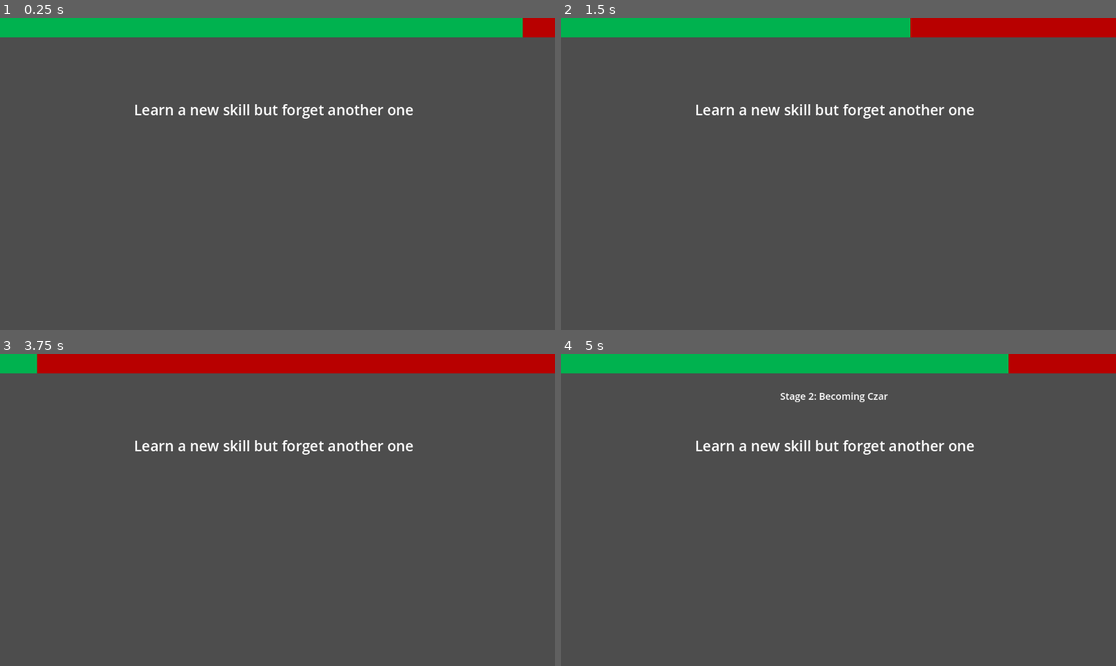
Above: before the commit, frames 1-4 (two rows, left to right).
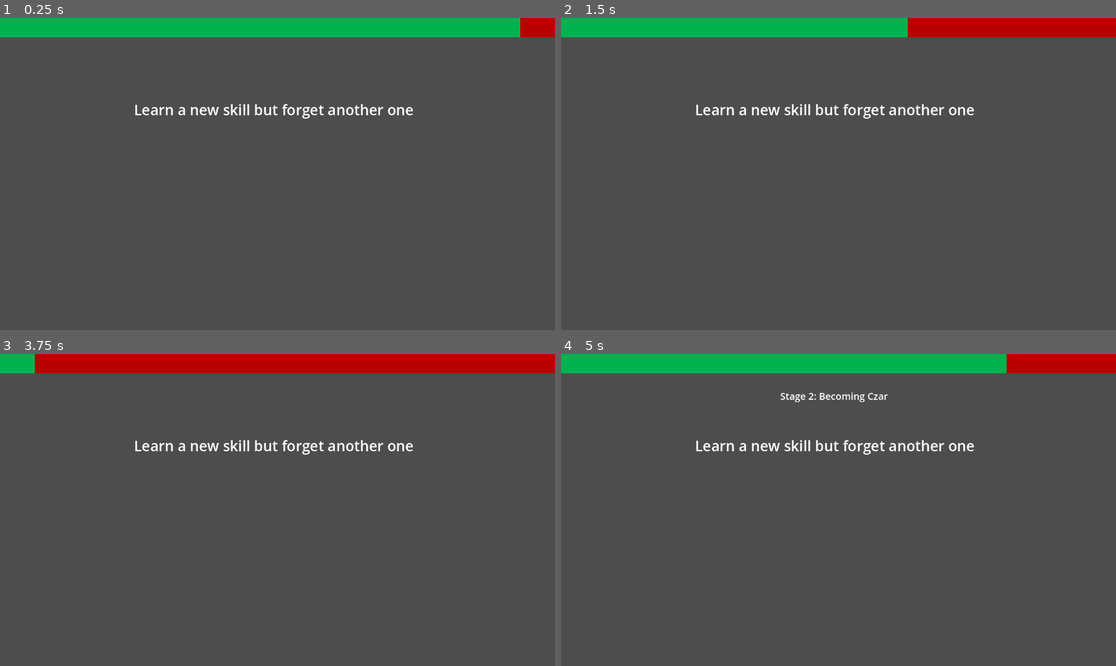
Above: after the commit, the same moments.

Repository: Beepered/WouldYouPressTheButton-Special
Game: Godot game, scene res://scenes/PlayScene.tscn
Same seed, same stepped clock (60 frames per second), same inputs: the game is played once before the commit and once after it. This scene is started directly instead of the project's main scene.
Inputs (mouse positions are in pixels of both pictures, inside the frame that each line leads up to):
- Up to frame 1 (0.25 s): no input
- Up to frame 2 (1.5 s): move the mouse to (960, 158) at 0.52 s; click (960, 158) at 0.67 s; move the mouse to (727, 189) at 1.27 s; click (727, 189) at 1.42 s
- Up to frame 3 (3.75 s): move the mouse to (333, 441) at 2.02 s; click (333, 441) at 2.17 s; move the mouse to (249, 572) at 2.77 s; click (249, 572) at 2.92 s; move the mouse to (444, 556) at 3.52 s; click (444, 556) at 3.67 s
- Up to frame 4 (5 s): move the mouse to (672, 463) at 4.27 s; click (672, 463) at 4.42 s

The runs differ from the first frame. In frame 1, less than 0.1% of the frame differs, in the area x 93-95%, y 0-7%; in frame 2, less than 0.1%; in frame 3, less than 0.1%; in frame 4, less than 0.1%.
Error before the commit: Modulo by zero error in operator '%'. (res://scripts/play/discussion.gd:255)
Error after the commit: Modulo by zero error in operator '%'. (res://scripts/play/discussion.gd:252)

Commit message:
remove voteCount and use hasVoted.size()
Unnecessary variable since it functioned the exact same as hasVoted.size()

Diff:
--- a/wouldyoupressthebutton-special/scenes/PlayScene.tscn
+++ b/wouldyoupressthebutton-special/scenes/PlayScene.tscn
@@ -76,6 +76,9 @@
 vertical_alignment = 1
 autowrap_mode = 3
 
+[node name="Timer" type="Timer" parent="."]
+one_shot = true
+
 [node name="Discussion" type="CanvasLayer" parent="."]
 script = ExtResource("1_o8j0k")
 rankTiddle = ExtResource("3_qt80k")
@@ -88,9 +91,6 @@
 offset_bottom = 552.0
 theme_override_font_sizes/font_size = 20
 text = "skip discussion"
-
-[node name="Timer" type="Timer" parent="Discussion"]
-one_shot = true
 
 [node name="Voting" type="CanvasLayer" parent="."]
 visible = false
@@ -118,4 +118,4 @@
 theme_override_styles/normal = SubResource("StyleBoxFlat_syvud")
 text = "No"
 
-[connection signal="timeout" from="Discussion/Timer" to="Discussion" method="_on_timer_timeout"]
+[connection signal="timeout" from="Timer" to="Discussion" method="_on_timer_timeout"]
--- a/wouldyoupressthebutton-special/scripts/play/discussion.gd
+++ b/wouldyoupressthebutton-special/scripts/play/discussion.gd
@@ -3,7 +3,7 @@
 @onready var promptReader = $"../PromptReader"
 
 @onready var progressBar = $"../ProgressBar"
-@onready var timer = $Timer
+@onready var timer = $"../Timer"
 @onready var title = $"../title"
 @onready var prompt = $"../prompt"
 @onready var instructions = $"../instructions"
@@ -23,7 +23,6 @@
 var stageNum = 1
 var currentRound = 1
 var roles_assigned = {}
-var voteCount = 0 # Brendan: this can just be hasVoted.size()
 var currentPlayer: String = ""
 var hasVoted = []
 var finalVotes = {}
@@ -113,7 +112,6 @@
 
 func start_voting_phase() -> void:
 	# Reset voting data
-	voteCount = 0
 	hasVoted.clear()
 	finalVotes = {}
 	currentPlayer = "" # Reset the current player
@@ -140,7 +138,7 @@
 	# Hide the voting button and stop the timer
 	voteCanvas.visible = false
 	timer.stop()
-	print("Voting phase complete. Total votes:", voteCount)
+	print("Voting phase complete. Total votes:", hasVoted.size())
 
 func on_vote_button_pressed() -> void:
 	# If currentPlayer is null, ignore the button press
@@ -154,10 +152,9 @@
 		return
 
 	# Increment vote count and mark player as having voted
-	voteCount += 1
 	hasVoted.append(currentPlayer)
 	finalVotes[currentPlayer] = 1
-	print("Player %s voted. Total votes: %d" % [currentPlayer, voteCount])
+	print("Player %s voted. Total votes: %d" % [currentPlayer, hasVoted.size()])
 
 	# After voting, reset currentPlayer to null
 	currentPlayer = ""
